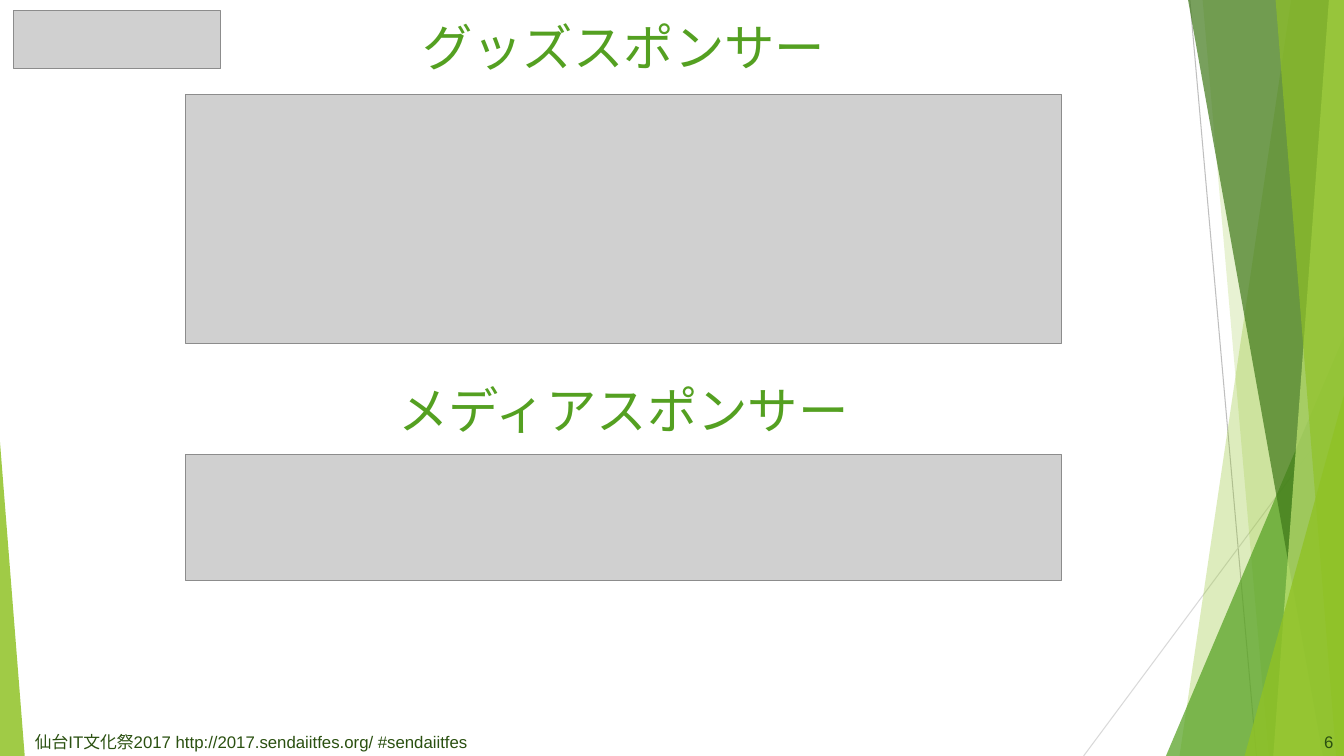
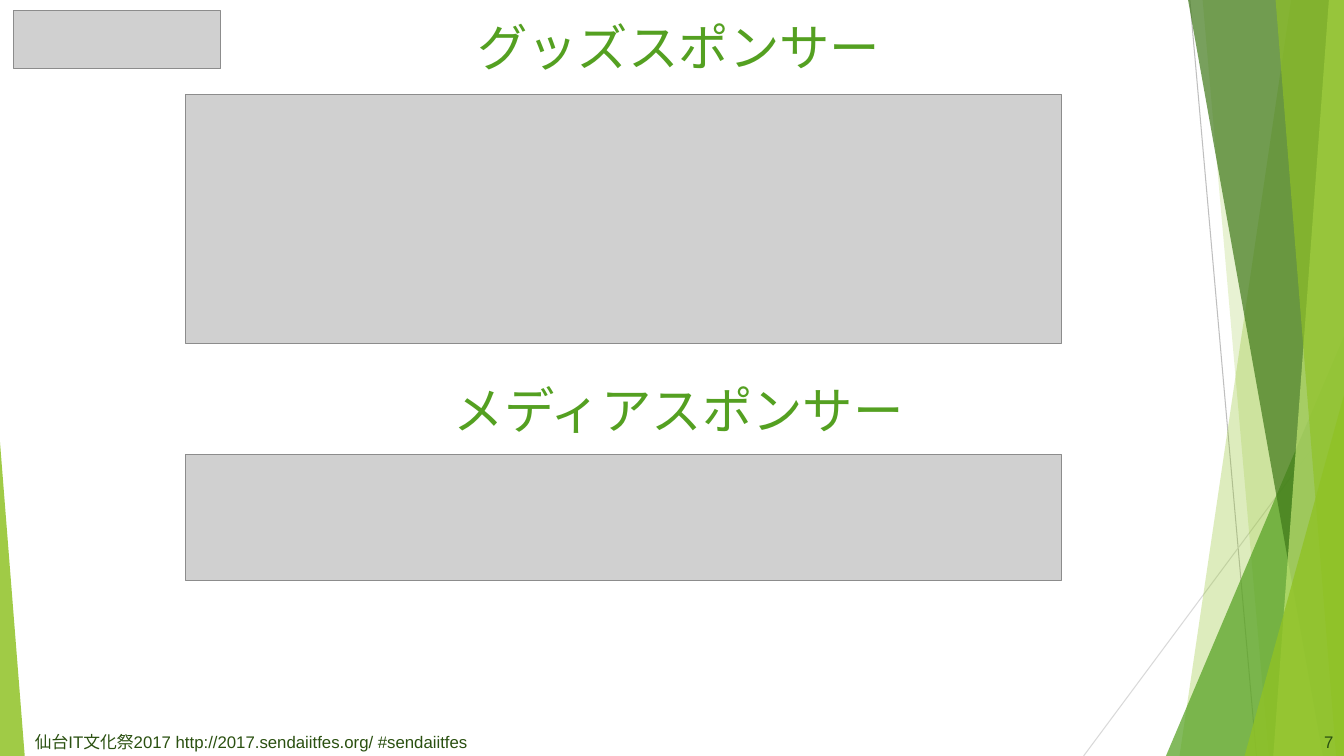
Before and after one commit to fullvirtue/sendaiitfes2017, a slide deck: slide 8 of source/assets/files/sendaiitfes_pptx_template.pptx (slide 7 before the commit). Drawn at 1344x756 pixels with LibreOffice and Linux fonts; fonts in the diff are those of the drawing; grey boxes stand for pictures. Boxes give left, top, right and bottom in pixels: in the first picture for what was removed or moved away, otherwise in the second. Text is boxed around its words. In the diff, an @@ line names an element or a change of style, - is before the commit and + after.

```diff
--- a/source/assets/files/sendaiitfes_pptx_template.pptx
+++ b/source/assets/files/sendaiitfes_pptx_template.pptx
@@ title "グッズスポンサー メディアスポンサー": place and size @@
-title "グッズスポンサー メディアスポンサー" at bbox=[399, 23, 849, 433]
+title "グッズスポンサー メディアスポンサー" at bbox=[454, 23, 904, 433]
@@ page number at bbox=[1324, 736, 1333, 748]: text changed @@
-6
+7
```
Also in this commit, not shown: 8 other slides changed, 3 slides added, 1 other file.
